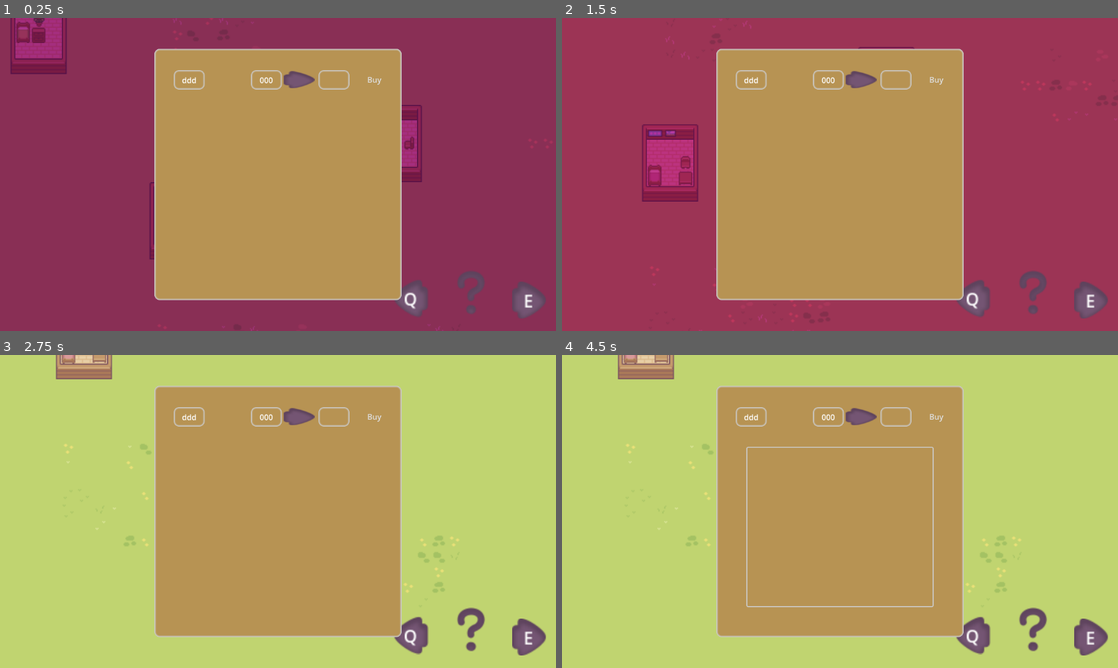
Above: before the commit, frames 1-4 (two rows, left to right).
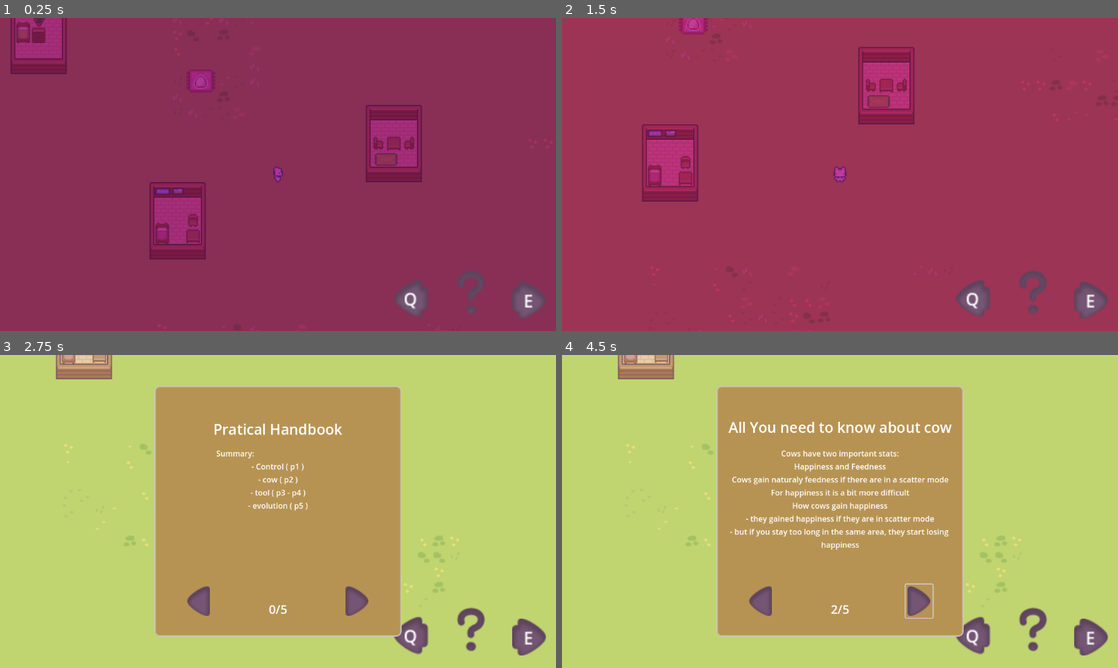
Above: after the commit, the same moments.

Repository: sentinelle28/cowherder
Game: Godot game, scene res://scene/scene_2d/gameplay_scene/gameplay_scene.tscn
Same seed, same stepped clock (60 frames per second), same inputs: the game is played once before the commit and once after it. This scene is started directly instead of the project's main scene.
Inputs (mouse positions are in pixels of both pictures, inside the frame that each line leads up to):
- Up to frame 1 (0.25 s): no input
- Up to frame 2 (1.5 s): tap Enter at 0.5 s; hold Right (ui_right) 0.53-1.28 s; tap E (next_tool) at 0.6 s; tap Space at 1.25 s; hold Down (ui_down) from 1.28 s (still down); tap Q (previous_tool) at 1.35 s
- Up to frame 3 (2.75 s): release Down (ui_down) at 2.03 s; hold Right (ui_right) from 2.03 s (still down); tap R (use_tool) at 2.1 s
- Up to frame 4 (4.5 s): release Right (ui_right) at 2.75 s; click (934, 417) at 2.75 s, where only the run before the commit has a clickable "Buy"; click (917, 602) at 3.5 s; click (917, 602) at 4.25 s

The runs differ from the first frame. In frame 1, 36% of the frame differs, in the area x 27-73%, y 9-91%; in frame 2, 36%, in the area x 21-73%, y 0-91%; in frame 3, 2.2%; in frame 4, 4.5%.
Error before the commit: Invalid call. Nonexistent function 'can_buy' in base 'Nil'. (res://autolaud/shop_related/buying_menu.gd:31)

Commit message:
finish buying menu and added global escape

Diff:
--- /dev/null
+++ b/asset/handbook/button_theme.tres
@@ -0,0 +1,39 @@
+[gd_resource type="Theme" load_steps=2 format=3 uid="uid://bkgbmcw5ocw8w"]
+
+[sub_resource type="StyleBoxFlat" id="StyleBoxFlat_f4qe1"]
+bg_color = Color(0.717855, 0.576342, 0.325154, 1)
+border_width_left = 4
+border_width_top = 4
+border_width_right = 4
+border_width_bottom = 4
+border_blend = true
+corner_radius_top_left = 4
+corner_radius_top_right = 4
+corner_radius_bottom_right = 4
+corner_radius_bottom_left = 4
+
+[resource]
+Button/colors/font_color = Color(1, 1, 1, 1)
+Button/colors/font_disabled_color = Color(0, 0, 0, 1)
+Button/colors/font_focus_color = Color(0, 0, 0, 1)
+Button/colors/font_hover_color = Color(0, 0, 0, 1)
+Button/colors/font_hover_pressed_color = Color(0, 0, 0, 1)
+Button/colors/font_outline_color = Color(0, 0, 0, 1)
+Button/colors/font_pressed_color = Color(0, 0, 0, 1)
+Button/colors/icon_disabled_color = Color(0, 0, 0, 1)
+Button/colors/icon_focus_color = Color(0, 0, 0, 1)
+Button/colors/icon_hover_color = Color(0, 0, 0, 1)
+Button/colors/icon_hover_pressed_color = Color(0, 0, 0, 1)
+Button/colors/icon_normal_color = Color(0, 0, 0, 1)
+Button/colors/icon_pressed_color = Color(0, 0, 0, 1)
+Button/constants/align_to_largest_stylebox = 0
+Button/constants/h_separation = 0
+Button/constants/icon_max_width = 0
+Button/constants/outline_size = 0
+Button/font_sizes/font_size = 16
+Button/fonts/font = null
+Button/styles/disabled = null
+Button/styles/focus = null
+Button/styles/hover = null
+Button/styles/normal = SubResource("StyleBoxFlat_f4qe1")
+Button/styles/pressed = null
--- /dev/null
+++ b/autolaud/global_escape/global_escape.gd
@@ -0,0 +1,11 @@
+extends Node
+
+
+func _process(_delta: float) -> void:
+	if Input.is_action_just_pressed("escape"):
+		BuyingMenu.hide()
+		SellInventory.hide()
+		Handbook.hide()
+		InspectCows.hide()
+		get_tree().paused = false
+		Daycycle._start()
--- /dev/null
+++ b/autolaud/global_escape/globale_escape.tscn
@@ -0,0 +1,7 @@
+[gd_scene load_steps=2 format=3 uid="uid://c0e81th3qjmb6"]
+
+[ext_resource type="Script" path="res://autolaud/global_escape/global_escape.gd" id="1_6x5to"]
+
+[node name="GlobaleEscape" type="Node"]
+process_mode = 3
+script = ExtResource("1_6x5to")
--- a/autolaud/handbook/handbook.tscn
+++ b/autolaud/handbook/handbook.tscn
@@ -14,6 +14,7 @@
 
 [node name="Handbook" type="CanvasLayer"]
 process_mode = 2
+visible = false
 script = ExtResource("1_1dmga")
 
 [node name="page_stocker" type="Control" parent="."]
--- a/autolaud/inspectcows/inspect_cows.gd
+++ b/autolaud/inspectcows/inspect_cows.gd
@@ -40,9 +40,7 @@
 		submitbutton.hide()
 		namelabel.show()
 
-func _process(_delta: float) -> void:
-	if Input.is_action_just_pressed("escape") and visible:
-		_quit()
+
 
 func _quit()->void:
 	hide()
--- a/autolaud/inspectcows/inspect_cows.tscn
+++ b/autolaud/inspectcows/inspect_cows.tscn
@@ -1,8 +1,10 @@
-[gd_scene load_steps=4 format=3 uid="uid://dvwmihp2e202h"]
+[gd_scene load_steps=6 format=3 uid="uid://dvwmihp2e202h"]
 
 [ext_resource type="Script" path="res://autolaud/inspectcows/inspect_cows.gd" id="1_h2ahv"]
+[ext_resource type="Theme" uid="uid://c07dob5nypfph" path="res://asset/handbook/handbook.tres" id="2_b8csk"]
 [ext_resource type="Texture2D" uid="uid://6dni6ljuoxa1" path="res://asset/milk/milk_background.png" id="2_trqw1"]
 [ext_resource type="Texture2D" uid="uid://bwdifoc5l0quk" path="res://asset/milk/milk_over.png" id="3_28e5h"]
+[ext_resource type="Theme" uid="uid://bkgbmcw5ocw8w" path="res://asset/handbook/button_theme.tres" id="3_amqno"]
 
 [node name="InspectCows" type="CanvasLayer"]
 process_mode = 2
@@ -21,6 +23,7 @@
 offset_bottom = 116.0
 grow_horizontal = 2
 grow_vertical = 2
+theme = ExtResource("2_b8csk")
 
 [node name="NameLabel" type="Label" parent="Panel"]
 layout_mode = 0
@@ -36,6 +39,7 @@
 offset_left = 128.0
 offset_right = 160.0
 offset_bottom = 32.0
+theme = ExtResource("3_amqno")
 theme_override_font_sizes/font_size = 10
 text = "edit"
 
@@ -46,6 +50,7 @@
 offset_top = 8.0
 offset_right = 234.0
 offset_bottom = 40.0
+theme = ExtResource("3_amqno")
 theme_override_font_sizes/font_size = 10
 text = "submit
 "
--- a/autolaud/main_music/main_music.tscn
+++ b/autolaud/main_music/main_music.tscn
@@ -4,6 +4,7 @@
 [ext_resource type="Script" path="res://autolaud/main_music/main_music.gd" id="2_ts12x"]
 
 [node name="Main_music" type="AudioStreamPlayer"]
+process_mode = 3
 stream = ExtResource("1_xscax")
 script = ExtResource("2_ts12x")
 
--- a/autolaud/shop_related/buying_menu.gd
+++ b/autolaud/shop_related/buying_menu.gd
@@ -8,6 +8,7 @@
 	Daycycle._stop()
 	_set_item_list(buying_stall)
 	current_open_buying_stall = buying_stall
+	$Panel/Control/Panel/money_label.text = str(Inventory.player_money)
 
 func _quit()->void:
 	hide()
@@ -27,10 +28,13 @@
 	$Panel/ItemList.clear()
 
 
+
 func _on_buy_button_pressed() -> void:
-	if current_open_buying_stall.can_buy(current_index):
-		current_open_buying_stall._add_object_to_player(current_index)
-		_set_item_list(current_open_buying_stall)
+	if current_index != null:
+		if current_open_buying_stall.can_buy(current_index):
+			current_open_buying_stall._add_object_to_player(current_index)
+			_set_item_list(current_open_buying_stall)
+			$Panel/Control/Panel/money_label.text = str(Inventory.player_money)
 
 
 func _on_item_list_item_selected(index: int) -> void:
--- a/autolaud/shop_related/buying_menu.tscn
+++ b/autolaud/shop_related/buying_menu.tscn
@@ -1,13 +1,15 @@
-[gd_scene load_steps=5 format=3 uid="uid://cy7fgvsbhimd8"]
+[gd_scene load_steps=6 format=3 uid="uid://cy7fgvsbhimd8"]
 
 [ext_resource type="Script" path="res://autolaud/shop_related/buying_menu.gd" id="1_m4ld1"]
 [ext_resource type="Theme" uid="uid://c07dob5nypfph" path="res://asset/handbook/handbook.tres" id="2_ahu5e"]
 [ext_resource type="Texture2D" uid="uid://bfqe3dc47vm5m" path="res://asset/ui/Menu Buttons/Icons/Arrow3.png" id="3_kougc"]
+[ext_resource type="Theme" uid="uid://bkgbmcw5ocw8w" path="res://asset/handbook/button_theme.tres" id="4_yomj3"]
 
 [sub_resource type="StyleBoxEmpty" id="StyleBoxEmpty_xj543"]
 
 [node name="Buying_menu" type="CanvasLayer"]
 process_mode = 2
+visible = false
 script = ExtResource("1_m4ld1")
 
 [node name="Panel" type="Panel" parent="."]
@@ -37,13 +39,8 @@
 
 [node name="Panel" type="Panel" parent="Panel/Control"]
 layout_mode = 1
-anchors_preset = 4
-anchor_top = 0.5
-anchor_bottom = 0.5
-offset_top = -20.0
 offset_right = 64.0
-offset_bottom = 20.0
-grow_vertical = 2
+offset_bottom = 40.0
 
 [node name="money_label" type="Label" parent="Panel/Control/Panel"]
 layout_mode = 1
@@ -115,19 +112,15 @@
 
 [node name="Buy_button" type="Button" parent="Panel/Control"]
 layout_mode = 1
-anchors_preset = 6
-anchor_left = 1.0
-anchor_top = 0.5
-anchor_right = 1.0
-anchor_bottom = 0.5
-offset_left = -48.0
-offset_top = -16.0
-offset_right = 1.0
-offset_bottom = 16.0
-grow_horizontal = 0
-grow_vertical = 2
+anchors_preset = 2
+anchor_top = 1.0
+anchor_bottom = 1.0
+offset_top = -32.0
+offset_right = 61.0
+offset_bottom = 8.0
+grow_vertical = 0
+theme = ExtResource("4_yomj3")
 text = "Buy"
-flat = true
 
 [node name="ItemList" type="ItemList" parent="Panel"]
 layout_mode = 1
--- a/autolaud/shop_related/sell_inventory.gd
+++ b/autolaud/shop_related/sell_inventory.gd
@@ -8,9 +8,7 @@
 var list_of_milk:Array[String] = ["Common"]
 
 
-func _process(_delta: float) -> void:
-	if Input.is_action_just_pressed("escape"):
-		_quit()
+
 
 
 func _on_actual_item_list_item_clicked(index: int, _at_position: Vector2, _mouse_button_index: int) -> void:
--- a/autolaud/shop_related/sell_inventory.tscn
+++ b/autolaud/shop_related/sell_inventory.tscn
@@ -1,10 +1,11 @@
-[gd_scene load_steps=9 format=3 uid="uid://4ho2njmsbnt7"]
+[gd_scene load_steps=10 format=3 uid="uid://4ho2njmsbnt7"]
 
 [ext_resource type="Texture2D" uid="uid://6dni6ljuoxa1" path="res://asset/milk/milk_background.png" id="1_5ev4l"]
 [ext_resource type="Script" path="res://autolaud/shop_related/sell_inventory.gd" id="1_nfc8l"]
 [ext_resource type="Texture2D" uid="uid://bwdifoc5l0quk" path="res://asset/milk/milk_over.png" id="2_v04fl"]
 [ext_resource type="Theme" uid="uid://c07dob5nypfph" path="res://asset/handbook/handbook.tres" id="4_gu8br"]
 [ext_resource type="Texture2D" uid="uid://dinr15nvrpjg8" path="res://asset/ui/Menu Buttons/Icons/v.png" id="5_87xoh"]
+[ext_resource type="Theme" uid="uid://bkgbmcw5ocw8w" path="res://asset/handbook/button_theme.tres" id="5_oqohd"]
 
 [sub_resource type="StyleBoxEmpty" id="StyleBoxEmpty_xyvcf"]
 
@@ -96,9 +97,9 @@
 offset_right = -46.0
 offset_bottom = 48.0
 grow_horizontal = 0
-text = "Sell"
+theme = ExtResource("5_oqohd")
 icon = ExtResource("5_87xoh")
-flat = true
+icon_alignment = 1
 
 [node name="Panel" type="Panel" parent="Panel/Control"]
 layout_mode = 1
--- /dev/null
+++ b/component/shoprelated/librarie/egg_stall.tscn
@@ -0,0 +1,15 @@
+[gd_scene load_steps=3 format=3 uid="uid://dembtktj4ygjt"]
+
+[ext_resource type="PackedScene" uid="uid://bx73ctemcsgl3" path="res://component/shoprelated/stall/buying_stall.tscn" id="1_wwglv"]
+[ext_resource type="PackedScene" uid="uid://3ell5gc7c5af" path="res://component/shoprelated/librarie/egg.tscn" id="2_u354d"]
+
+[node name="buying_stall" instance=ExtResource("1_wwglv")]
+is_permanent = true
+
+[node name="egg" parent="stock" index="0" instance=ExtResource("2_u354d")]
+
+[node name="egg2" parent="stock" index="1" instance=ExtResource("2_u354d")]
+
+[node name="egg3" parent="stock" index="2" instance=ExtResource("2_u354d")]
+
+[node name="egg4" parent="stock" index="3" instance=ExtResource("2_u354d")]
--- a/component/shoprelated/stall/buying_stall.gd
+++ b/component/shoprelated/stall/buying_stall.gd
@@ -5,9 +5,8 @@
 var list_of_good:Array[Food] = []
 
 func _ready() -> void:
+	ToolInventory.connect("change_tool",_change_mode)
 	Daycycle.connect("dawn",_restock)
-	if $stock.get_child_count() > 0:
-		$Label.text = str($stock.get_child(0).get_price())
 
 	if is_permanent:
 		_init_permanance()
@@ -21,7 +20,7 @@
 
 func _interaction_with_player()->void:
 	if player != null and has_stock():
-		BuyingMenu._open_menu(self,player)
+		BuyingMenu._open_menu(self)
 
 
 
--- a/component/shoprelated/stall/buying_stall.tscn
+++ b/component/shoprelated/stall/buying_stall.tscn
@@ -9,3 +9,7 @@
 
 [node name="stock" parent="." index="1"]
 z_index = 1
+
+[node name="Label" parent="." index="3"]
+visible = false
+text = "Buy"
--- a/component/shoprelated/stall/selling_stall.gd
+++ b/component/shoprelated/stall/selling_stall.gd
@@ -1,12 +1,7 @@
 extends StallBase
 
-func _ready() -> void:
-	ToolInventory.connect("change_tool",_change_mode)
+
 
 func _interaction_with_player()->void:
 	if player != null:
 		SellInventory._activate()
-
-func _change_mode()->void:
-	if ToolInventory.get_current_tool() == 4:
-		$Label.visible = not $Label.visible
--- a/component/shoprelated/stall/stall.gd
+++ b/component/shoprelated/stall/stall.gd
@@ -4,7 +4,14 @@
 
 var player:Player
 
+func _ready() -> void:
+	ToolInventory.connect("change_tool",_change_mode)
 
+func _change_mode()->void:
+	if ToolInventory.get_current_tool() == 0:
+		$Label.visible = true
+	else:
+		$Label.visible = false
 
 func _on_detection_area_body_entered(body: Node2D) -> void:
 	if body is Player:
--- a/project.godot
+++ b/project.godot
@@ -26,6 +26,7 @@
 ShopOffer="*res://autolaud/shop_related/Shop_offer.gd"
 MainMusic="*res://autolaud/main_music/main_music.tscn"
 BuyingMenu="*res://autolaud/shop_related/buying_menu.tscn"
+GlobaleEscape="*res://autolaud/global_escape/globale_escape.tscn"
 
 [display]
 
--- a/scene/scene_2d/gameplay_scene/gameplay_scene.tscn
+++ b/scene/scene_2d/gameplay_scene/gameplay_scene.tscn
@@ -9,6 +9,7 @@
 [ext_resource type="PackedScene" uid="uid://cltooyrfuxtej" path="res://component/map_related/house_wall.tscn" id="5_idij4"]
 [ext_resource type="PackedScene" uid="uid://dne0s8br054iq" path="res://component/cow_related/waypoint.tscn" id="5_vb5oo"]
 [ext_resource type="PackedScene" uid="uid://b06rnwgr66210" path="res://component/map_related/plant_layer.tscn" id="7_pytx7"]
+[ext_resource type="PackedScene" uid="uid://dembtktj4ygjt" path="res://component/shoprelated/librarie/egg_stall.tscn" id="10_5x6nk"]
 
 [node name="gameplay_scene" type="Node2D"]
 
@@ -42,3 +43,6 @@
 [node name="waypoint" parent="." node_paths=PackedStringArray("player") instance=ExtResource("5_vb5oo")]
 position = Vector2(32, 384)
 player = NodePath("../player")
+
+[node name="buying_stall" parent="." instance=ExtResource("10_5x6nk")]
+position = Vector2(512, 456)
Not shown: 1 places in scene/scene_2d/gameplay_scene/gameplay_scene.tscn that only renumber resources
